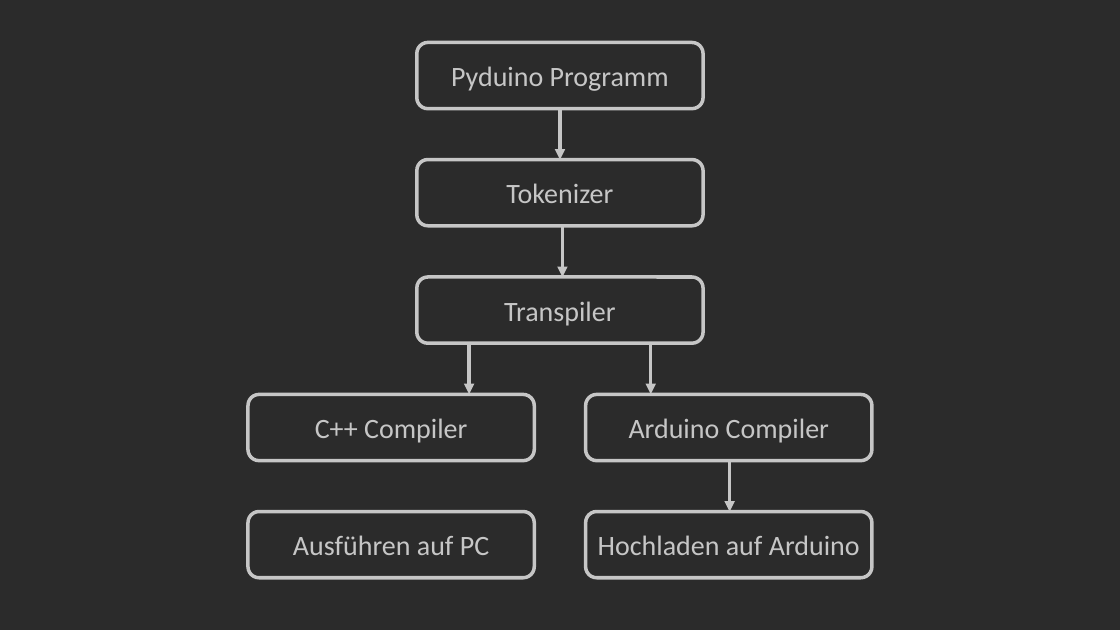
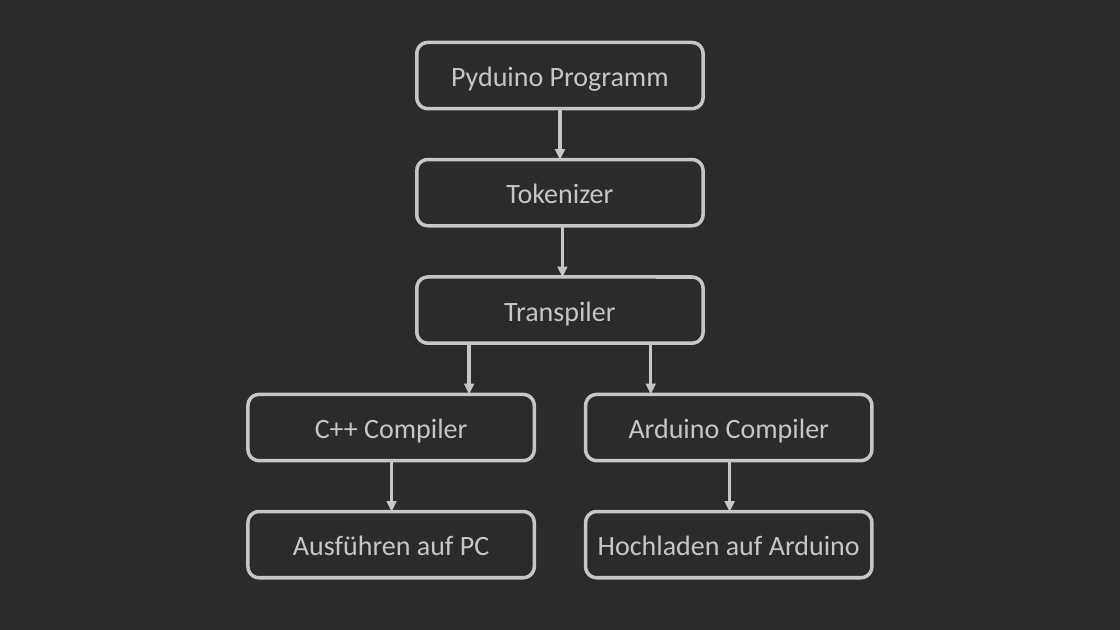
Before and after one commit to Bergschaf/Pyduino, a slide deck: slide 2 of Präsentation/Pyduino_Präsentation.pptx. Drawn at 1120x630 pixels with LibreOffice and Linux fonts; fonts in the diff are those of the drawing. Boxes give left, top, right and bottom in pixels: in the first picture for what was removed or moved away, otherwise in the second. Text is boxed around its words. In the diff, an @@ line names an element or a change of style, - is before the commit and + after.

```diff
--- a/Präsentation/Pyduino_Präsentation.pptx
+++ b/Präsentation/Pyduino_Präsentation.pptx
@@ arrow added from (392, 460) to (392, 512), #C6C6C6 3 pt @@
```
Also in this commit, not shown: 10 other files.
